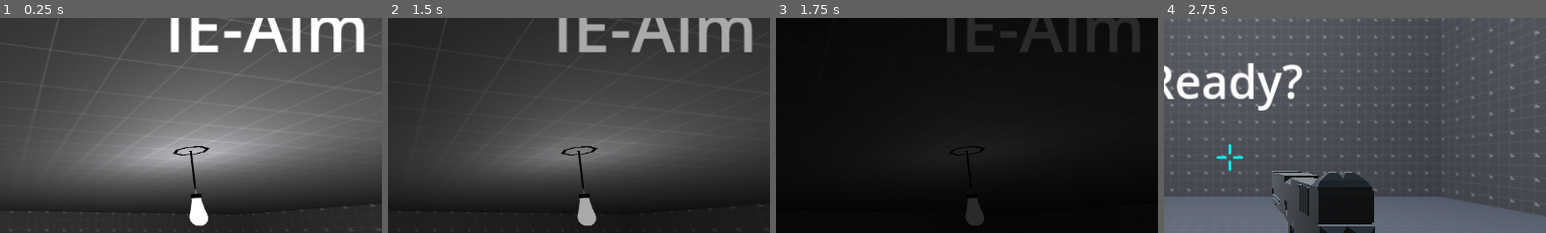
Above: before the commit, frames 1-4 (left to right).
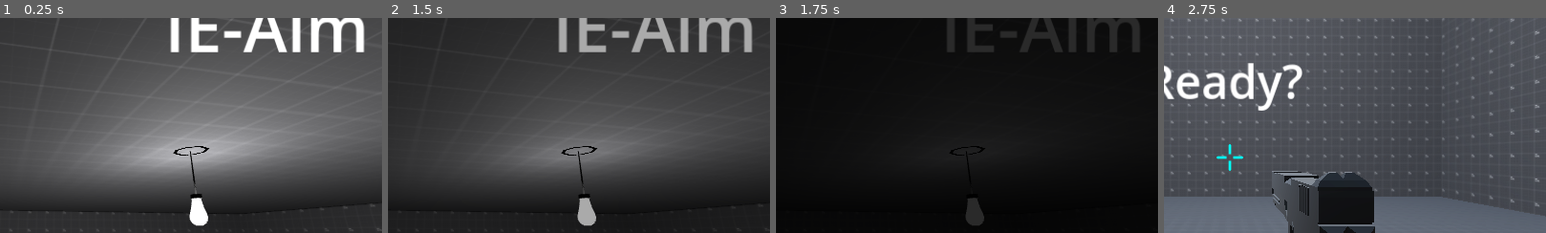
Above: after the commit, the same moments.

Repository: PureAsbestos/ie-aim
Game: Godot game, scene res://scenes/main.tscn
Same seed, same stepped clock (60 frames per second), same inputs: the game is played once before the commit and once after it.
Inputs (mouse positions are % of the whole screen's width and height, from its top left):
- Up to frame 1 (0.25 s): no input
- Up to frame 2 (1.5 s): click "Level Select" at 0.5 s; click "Grid Shot" at 1.25 s
- Up to frame 3 (1.75 s): no input
- Up to frame 4 (2.75 s): tap Enter (ui_accept) at 2, 2.27 s; move the mouse to (55, 50) at 2.02 s; hold W (Forward) from 2.03 s (still down); click (55, 50) at 2.1 s
The pictures show only the part of the screen within x 41-91%, y 18-68%; the shares and areas given below are measured in that part.

The runs differ from the first frame. In frame 1, 0.2% of the frame differs, in the area x 45-55%, y 59-97%; in frame 2, 0.1%; in frame 3, less than 0.1%; in frame 4, nothing differs.

Commit message:
Make menu background scale better

Diff:
--- a/scenes/menus/title.tscn
+++ b/scenes/menus/title.tscn
@@ -1,8 +1,9 @@
-[gd_scene load_steps=5 format=3 uid="uid://cfsqqyirq7lwq"]
+[gd_scene load_steps=6 format=3 uid="uid://cfsqqyirq7lwq"]
 
 [ext_resource type="Script" path="res://scripts/menuScripts/title.gd" id="1_1gvb7"]
-[ext_resource type="Theme" uid="uid://u31j3qqg080j" path="res://scenes/menus/theme.tres" id="1_fr6sq"]
+[ext_resource type="Theme" uid="uid://cq1sw36ag2hu1" path="res://scenes/menus/theme.tres" id="1_fr6sq"]
 [ext_resource type="PackedScene" uid="uid://cvdtmp4tqkjvv" path="res://scenes/levels/room.tscn" id="3_jncxr"]
+[ext_resource type="Script" path="res://scripts/menuScripts/SubViewportContainer.gd" id="3_kr2bp"]
 [ext_resource type="AudioStream" uid="uid://bwta6ym2keksb" path="res://assets/audio/music/menu.wav" id="4_c407g"]
 
 [node name="titleScreen" type="Control"]
@@ -17,6 +18,7 @@
 layout_mode = 0
 offset_right = 40.0
 offset_bottom = 40.0
+script = ExtResource("3_kr2bp")
 
 [node name="SubViewport" type="SubViewport" parent="SubViewportContainer"]
 handle_input_locally = false
--- /dev/null
+++ b/scripts/menuScripts/SubViewportContainer.gd
@@ -0,0 +1,17 @@
+extends SubViewportContainer
+
+var viewport_initial_size : Vector2
+
+@onready var viewport = $SubViewport
+
+func _ready():
+	get_viewport().connect("size_changed", _root_viewport_size_changed)#"size_changed", self, "_root_viewport_size_changed")
+	viewport_initial_size = viewport.size
+	_root_viewport_size_changed()
+
+
+# Called when the root's viewport size changes (i.e. when the window is resized).
+# This is done to handle multiple resolutions without losing quality.
+func _root_viewport_size_changed():
+	viewport.size = get_viewport().size
+	scale = viewport_initial_size/Vector2(viewport.size)
